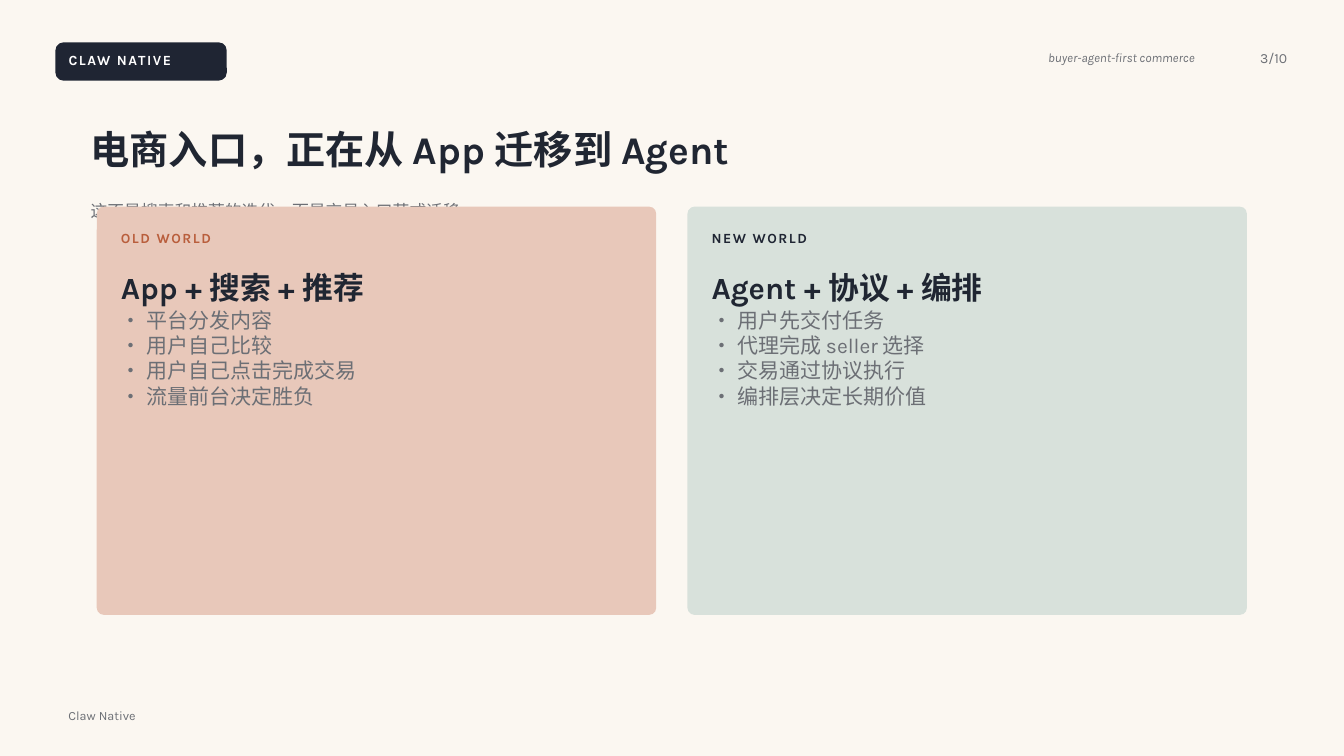
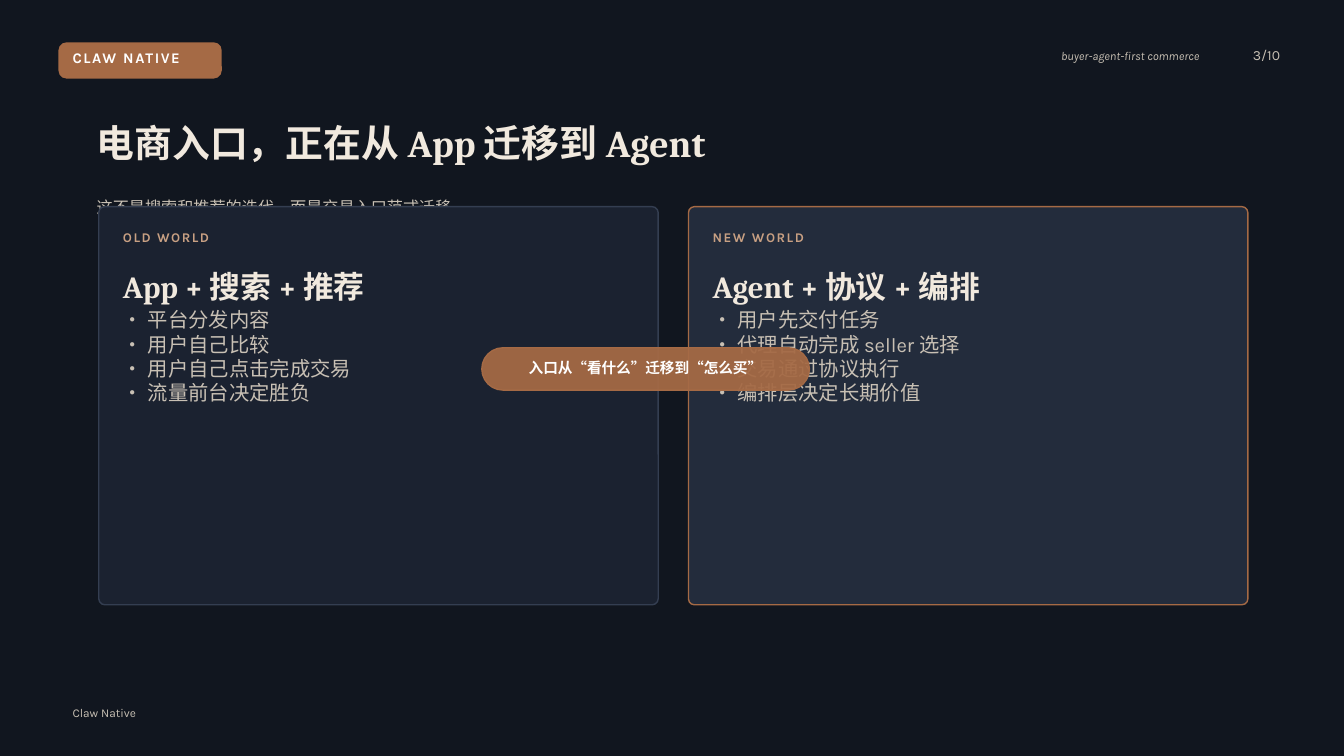
Before and after one commit to itsoso/claw_native_shopping, a slide deck: slide 3 of docs/presentations/2026-03-27-claw-native-commerce-fundraising-deck.pptx. Drawn at 1344x756 pixels with LibreOffice and Linux fonts; fonts in the diff are those of the drawing. Boxes give left, top, right and bottom in pixels: in the first picture for what was removed or moved away, otherwise in the second. Text is boxed around its words. In the diff, an @@ line names an element or a change of style, - is before the commit and + after.

```diff
--- a/docs/presentations/2026-03-27-claw-native-commerce-fundraising-deck.pptx
+++ b/docs/presentations/2026-03-27-claw-native-commerce-fundraising-deck.pptx
@@ background #FBF7F1 to #11161F @@
@@ rounded rectangle: place and size @@
-rounded rectangle at (55, 42, 227, 81)
+rounded rectangle at (58, 42, 222, 79)
@@ rounded rectangle at (58, 42, 222, 79): fill #1F2533 to #A56A45; proportions changed @@
@@ text "CLAW NATIVE" at (73, 51, 208, 66): size 10 to 10.5 pt @@
@@ text "buyer-agent-first commerce" at (1061, 52, 1199, 63): size 9 to 8.5 pt, text colour #6C6F75 to #C8C0B4 @@
@@ text "buyer-agent-first commerce": place and size @@
-text "buyer-agent-first commerce" at (1048, 53, 1194, 65)
+text "buyer-agent-first commerce" at (1061, 52, 1199, 63)
@@ text "3/10" at (1253, 50, 1280, 61): text colour #6C6F75 to #C8C0B4 @@
@@ text "电商入口，正在从 App 迁移到 Agent" at (97, 125, 706, 166): size 28 to 27 pt, font Karla to Cambria, text colour #202632 to #F1E9DE @@
@@ text "这不是搜索和推荐的迭代，而是交易入口范式迁移。" at (97, 199, 468, 214): size 12 to 11.5 pt, text colour #6C6F75 to #C8C0B4 @@
@@ rounded rectangle: place and size @@
-rounded rectangle at (97, 207, 656, 615)
+rounded rectangle at (99, 207, 658, 605)
@@ rounded rectangle at (99, 207, 658, 605): fill #E8C8BA to #1B2230; outline none to #343E51 1 pt; proportions changed @@
@@ rounded rectangle: place and size @@
-rounded rectangle at (688, 207, 1247, 615)
+rounded rectangle at (689, 207, 1248, 605)
@@ rounded rectangle at (689, 207, 1248, 605): fill #D8E1DB to #232C3C; outline none to #A56A45 1 pt; proportions changed @@
@@ text "OLD WORLD" at (123, 233, 209, 242): size 10 to 9.5 pt, text colour #B95E3C to #C8A083 @@
@@ text "NEW WORLD" at (713, 233, 804, 242): size 10 to 9.5 pt, text colour #1F2533 to #C8A083 @@
@@ text "App + 搜索 + 推荐" at (123, 272, 364, 305): font Karla to Cambria, text colour #202632 to #F1E9DE @@
@@ text "Agent + 协议 + 编排" at (713, 271, 980, 305): font Karla to Cambria, text colour #202632 to #F1E9DE @@
@@ text "• 平台分发内容" at (148, 310, 351, 402): size 15 to 14.5 pt, text colour #6C6F75 to #C8C0B4 @@
@@ text at (737, 310, 920, 402): size 15 to 14.5 pt, text colour #6C6F75 to #C8C0B4 in "• 用户先交付任务", "• 交易通过协议执行", "• 编排层决定长期价值" @@
@@ rounded rectangle added at (482, 348, 810, 390), fill #A56A45 at 94% opacity, outline #A56A45 1 pt @@
@@ text at (737, 335, 960, 358): text changed; size 15 to 14.5 pt; text colour #6C6F75 to #C8C0B4 @@
-• 代理完成 seller 选择
+• 代理自动完成 seller 选择
@@ text added at (529, 360, 763, 375), 10.5 pt, text #FFFFFF, bold @@
+入口从“看什么”迁移到“怎么买”
@@ text "Claw Native" at (73, 709, 136, 717): size 9 to 8.5 pt, text colour #6C6F75 to #C8C0B4 @@
```
Also in this commit, not shown: 9 other slides changed, 1 other file.
